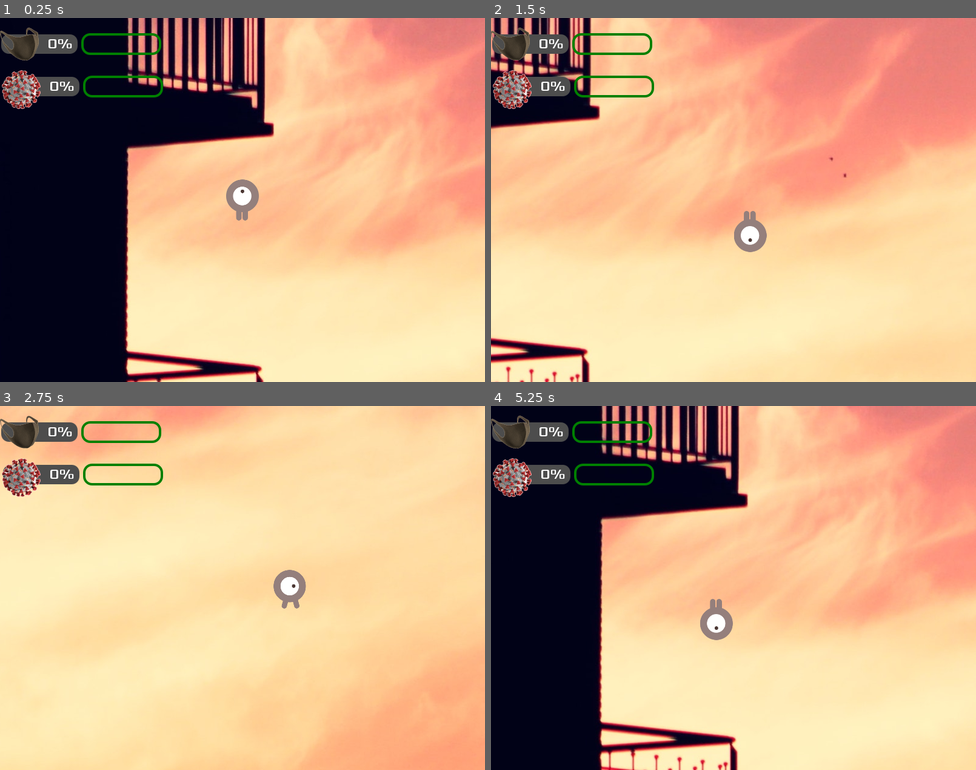
Above: before the commit, frames 1-4 (two rows, left to right).
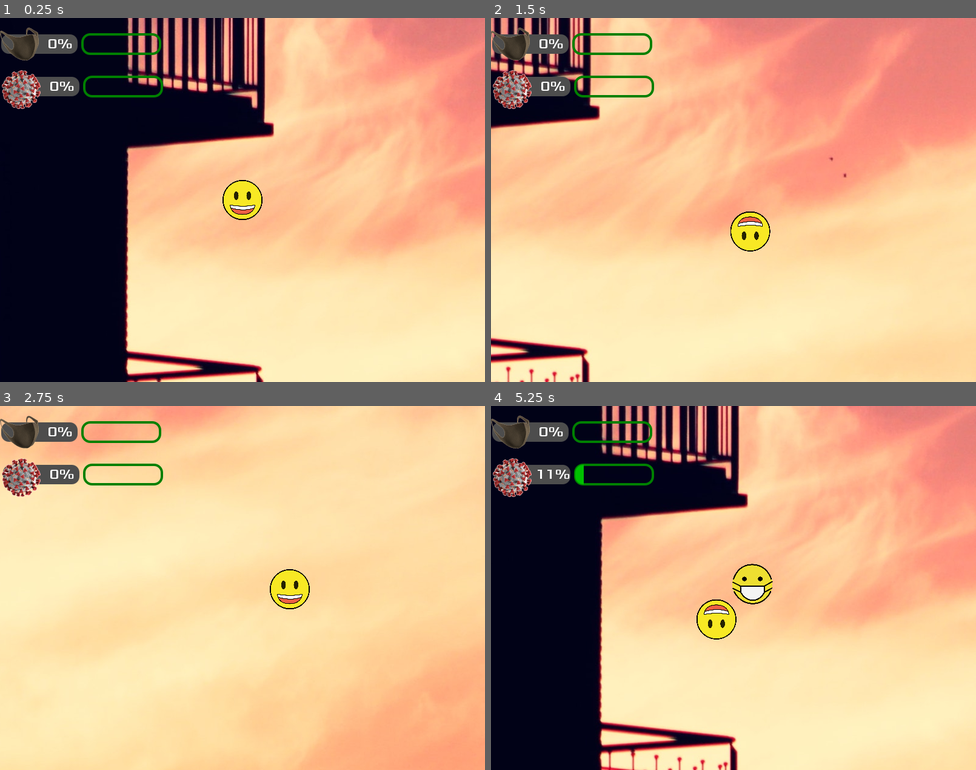
Above: after the commit, the same moments.

Repository: jwackito/dodgethecovid
Game: Godot game, scene res://scenes/LevelOne.tscn
The game is run twice, just before and just after one commit, with the same random seed, the same clock (stepped at 60 frames per second) and the same inputs.
Inputs:
- Up to frame 1 (0.25 s): no input
- Up to frame 2 (1.5 s): tap Enter at 0.5 s; hold Right (ui_right) 0.53-1.28 s; hold Down (ui_down) from 1.28 s (still down)
- Up to frame 3 (2.75 s): release Down (ui_down) at 2.03 s; hold Right (ui_right) from 2.03 s (still down)
- Up to frame 4 (5.25 s): release Right (ui_right) at 2.78 s; hold Up (ui_up) 2.78-3.53 s; hold Left (ui_left) 3.53-5.03 s; hold Down (ui_down) from 5.03 s (still down)

The runs differ from the first frame. In frame 1, 0.7% of the frame differs, in the area x 45-55%, y 44-56%; in frame 2, 0.7%; in frame 3, 0.7%; in frame 4, 1.6%, in the area x 9-59%, y 16-65%.

Commit message:
Add person's sprites

Diff:
--- a/Dodge The Creeps/scenes/Gendarme.tscn
+++ b/Dodge The Creeps/scenes/Gendarme.tscn
@@ -1,7 +1,7 @@
 [gd_scene load_steps=5 format=2]
 
 [ext_resource path="res://src/Gendarme.gd" type="Script" id=1]
-[ext_resource path="res://assets/art/cannonball_small.png" type="Texture" id=2]
+[ext_resource path="res://assets/art/person/gendarme.png" type="Texture" id=2]
 
 [sub_resource type="SpriteFrames" id=1]
 animations = [ {
@@ -12,7 +12,7 @@
 } ]
 
 [sub_resource type="CircleShape2D" id=2]
-radius = 30.8451
+radius = 33.0563
 
 [node name="Gendarme" type="KinematicBody2D"]
 position = Vector2( 190.363, 385.522 )
@@ -24,10 +24,10 @@
 collision_scale = Vector2( 1, 1 )
 min_speed = 150
 max_speed = 200
-min_damage_variation = 0.8
 vision_range = 200
 
 [node name="AnimatedSprite" type="AnimatedSprite" parent="."]
+scale = Vector2( 0.1, 0.1 )
 frames = SubResource( 1 )
 
 [node name="Collision" type="CollisionShape2D" parent="."]
--- a/Dodge The Creeps/scenes/LevelOne.tscn
+++ b/Dodge The Creeps/scenes/LevelOne.tscn
@@ -15,7 +15,7 @@
 
 [sub_resource type="Curve2D" id=1]
 _data = {
-"points": PoolVector2Array( 0, 0, 0, 0, 0, 0, 0, 0, 0, 0, 5000, 0, 0, 0, 0, 0, 5000, 3500, 0, 0, 0, 0, 0, 3500, 0, 0, 0, 0, 0, 0 )
+"points": PoolVector2Array( 0, 0, 0, 0, 21.3621, 47.4088, 0, 0, 0, 0, 38.4893, 21.7065, 0, 0, 0, 0, 716.327, 31.7859, 0, 0, 0, 0, 769.244, 36.8256, 0, 0, 0, 0, 772.021, 548.094, 0, 0, 0, 0, 700.749, 585.512, 0, 0, 0, 0, 62.8659, 580.166, 0, 0, 0, 0, 34.3571, 544.53, 0, 0, 0, 0, 21.3621, 47.4088 )
 }
 
 [node name="LevelOne" type="Node"]
@@ -47,10 +47,14 @@
 wait_time = 2.0
 
 [node name="InitPersonPath" type="Path2D" parent="LevelLayer"]
+visible = false
 position = Vector2( -129.849, -109.044 )
+scale = Vector2( 7.02889, 6.02354 )
 curve = SubResource( 1 )
 
 [node name="InitPosition" type="PathFollow2D" parent="LevelLayer/InitPersonPath"]
+position = Vector2( 21.3621, 47.4088 )
+rotation = -0.983001
 
 [node name="BackgroundLayer" type="CanvasLayer" parent="."]
 layer = -1
--- a/Dodge The Creeps/scenes/PersonVisiblySick.tscn
+++ b/Dodge The Creeps/scenes/PersonVisiblySick.tscn
@@ -1,7 +1,7 @@
 [gd_scene load_steps=5 format=2]
 
 [ext_resource path="res://src/PersonVisiblySick.gd" type="Script" id=1]
-[ext_resource path="res://assets/art/peach_visibly_sick.png" type="Texture" id=2]
+[ext_resource path="res://assets/art/person/visibly_sick.png" type="Texture" id=2]
 
 [sub_resource type="SpriteFrames" id=1]
 animations = [ {
@@ -12,7 +12,7 @@
 } ]
 
 [sub_resource type="CircleShape2D" id=2]
-radius = 31.3226
+radius = 33.024
 
 [node name="PersonWithoutMask" type="KinematicBody2D"]
 position = Vector2( 197, 132 )
@@ -26,6 +26,7 @@
 max_speed = 250
 
 [node name="AnimatedSprite" type="AnimatedSprite" parent="."]
+scale = Vector2( 0.1, 0.1 )
 frames = SubResource( 1 )
 
 [node name="Collision" type="CollisionShape2D" parent="."]
--- a/Dodge The Creeps/scenes/PersonWithMask.tscn
+++ b/Dodge The Creeps/scenes/PersonWithMask.tscn
@@ -1,7 +1,7 @@
 [gd_scene load_steps=5 format=2]
 
 [ext_resource path="res://src/PersonWithMask.gd" type="Script" id=1]
-[ext_resource path="res://assets/art/peach_with_mask.png" type="Texture" id=2]
+[ext_resource path="res://assets/art/person/with_mask.png" type="Texture" id=2]
 
 [sub_resource type="SpriteFrames" id=1]
 animations = [ {
@@ -12,7 +12,7 @@
 } ]
 
 [sub_resource type="CircleShape2D" id=2]
-radius = 31.3226
+radius = 33.5393
 
 [node name="PersonWithMask" type="KinematicBody2D"]
 position = Vector2( 197, 132 )
@@ -26,6 +26,7 @@
 max_speed = 250
 
 [node name="AnimatedSprite" type="AnimatedSprite" parent="."]
+scale = Vector2( 0.1, 0.1 )
 frames = SubResource( 1 )
 
 [node name="Collision" type="CollisionShape2D" parent="."]
--- a/Dodge The Creeps/scenes/PersonWithoutMask.tscn
+++ b/Dodge The Creeps/scenes/PersonWithoutMask.tscn
@@ -1,7 +1,7 @@
 [gd_scene load_steps=5 format=2]
 
 [ext_resource path="res://src/PersonWithoutMask.gd" type="Script" id=1]
-[ext_resource path="res://assets/art/peach.png" type="Texture" id=2]
+[ext_resource path="res://assets/art/person/without_mask.png" type="Texture" id=2]
 
 [sub_resource type="SpriteFrames" id=1]
 animations = [ {
@@ -12,7 +12,7 @@
 } ]
 
 [sub_resource type="CircleShape2D" id=2]
-radius = 31.3226
+radius = 32.8767
 
 [node name="PersonWithoutMask" type="KinematicBody2D"]
 position = Vector2( 197, 132 )
@@ -26,6 +26,7 @@
 max_speed = 250
 
 [node name="AnimatedSprite" type="AnimatedSprite" parent="."]
+scale = Vector2( 0.1, 0.1 )
 frames = SubResource( 1 )
 
 [node name="Collision" type="CollisionShape2D" parent="."]
--- a/Dodge The Creeps/scenes/Player.tscn
+++ b/Dodge The Creeps/scenes/Player.tscn
@@ -1,36 +1,33 @@
-[gd_scene load_steps=8 format=2]
+[gd_scene load_steps=5 format=2]
 
-[ext_resource path="res://assets/art/playerGrey_up1.png" type="Texture" id=1]
+[ext_resource path="res://assets/art/person/happy.png" type="Texture" id=1]
 [ext_resource path="res://src/Player.gd" type="Script" id=2]
-[ext_resource path="res://assets/art/playerGrey_walk2.png" type="Texture" id=3]
-[ext_resource path="res://assets/art/playerGrey_up2.png" type="Texture" id=4]
-[ext_resource path="res://assets/art/playerGrey_walk1.png" type="Texture" id=5]
 
 [sub_resource type="SpriteFrames" id=1]
 animations = [ {
-"frames": [ ExtResource( 1 ), ExtResource( 4 ) ],
-"loop": true,
+"frames": [ ExtResource( 1 ) ],
+"loop": false,
 "name": "up",
 "speed": 5.0
 }, {
-"frames": [ ExtResource( 5 ), ExtResource( 3 ) ],
-"loop": true,
+"frames": [ ExtResource( 1 ) ],
+"loop": false,
 "name": "walk",
 "speed": 5.0
 } ]
 
-[sub_resource type="CapsuleShape2D" id=2]
-radius = 27.3141
-height = 14.6893
+[sub_resource type="CircleShape2D" id=2]
+radius = 33.3206
 
 [node name="Player" type="Area2D"]
+position = Vector2( 0, -1.25992 )
 script = ExtResource( 2 )
 __meta__ = {
 "_edit_group_": true
 }
 
 [node name="AnimatedSprite" type="AnimatedSprite" parent="."]
-scale = Vector2( 0.5, 0.5 )
+scale = Vector2( 0.1, 0.1 )
 frames = SubResource( 1 )
 animation = "up"
 
Binary file added: Dodge The Creeps/assets/art/person/gendarme.png
Not shown, added: Dodge The Creeps/assets/art/person/gendarme.png.import
Binary file added: Dodge The Creeps/assets/art/person/happy.png
Not shown, added: Dodge The Creeps/assets/art/person/happy.png.import
Binary file added: Dodge The Creeps/assets/art/person/police.png
Not shown, added: Dodge The Creeps/assets/art/person/police.png.import
Binary file added: Dodge The Creeps/assets/art/person/visibly_sick.png
Not shown, added: Dodge The Creeps/assets/art/person/visibly_sick.png.import
Binary file added: Dodge The Creeps/assets/art/person/with_mask.png
Not shown, added: Dodge The Creeps/assets/art/person/with_mask.png.import
Binary file added: Dodge The Creeps/assets/art/person/without_mask.png
Not shown, added: Dodge The Creeps/assets/art/person/without_mask.png.import
(and 5 more such lines)
